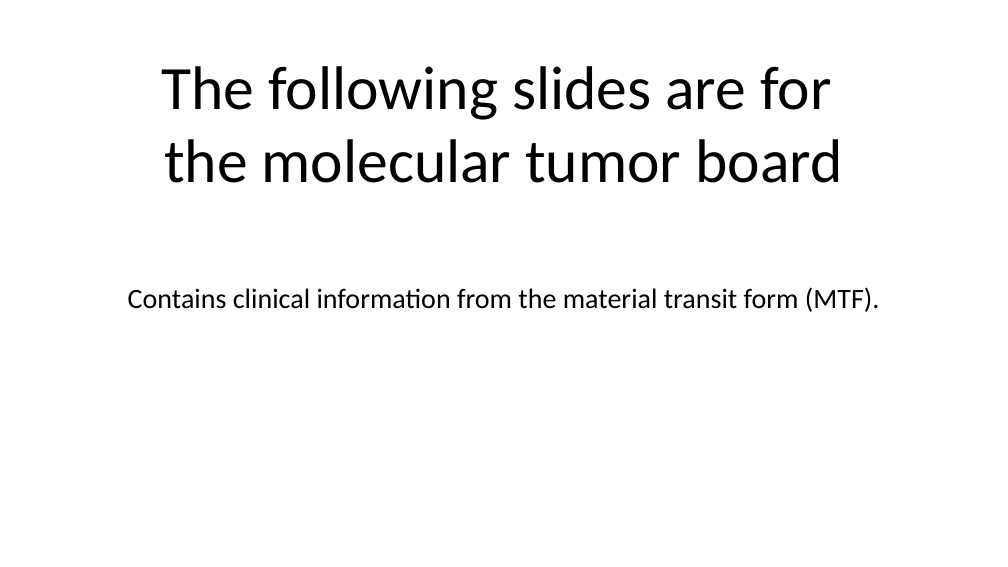
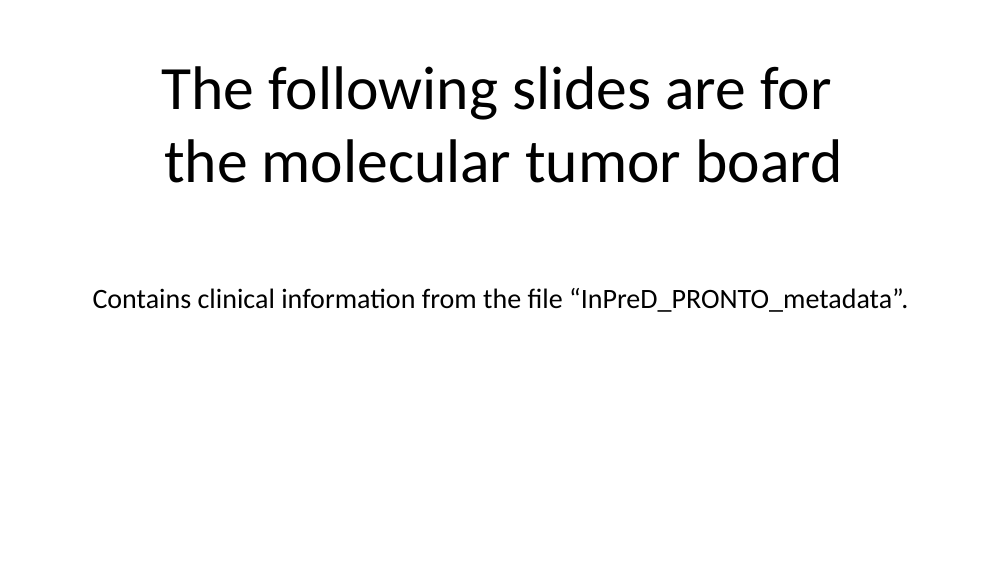
Before and after one commit to hbesfb/PRONTO, a slide deck: slide 3 of In/Template/InPreD_MTB_template.pptx. Drawn at 1008x567 pixels with LibreOffice and Linux fonts; fonts in the diff are those of the drawing. Boxes give left, top, right and bottom in pixels: in the first picture for what was removed or moved away, otherwise in the second. Text is boxed around its words. In the diff, an @@ line names an element or a change of style, - is before the commit and + after.

```diff
--- a/In/Template/InPreD_MTB_template.pptx
+++ b/In/Template/InPreD_MTB_template.pptx
@@ text at [93,288,908,312]: text changed @@
-Contains clinical information from the material transit form (MTF).
+Contains clinical information from the file “InPreD_PRONTO_metadata”.
```
Also in this commit, not shown: 6 other slides changed.
